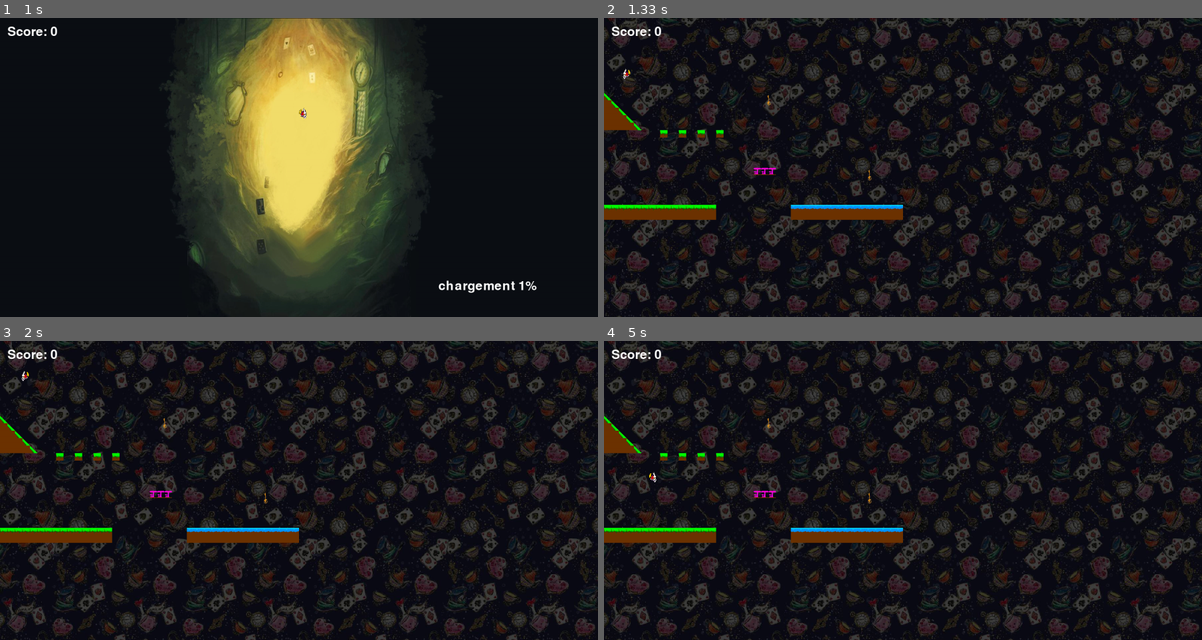
Above: before the commit, frames 1-4 (two rows, left to right).
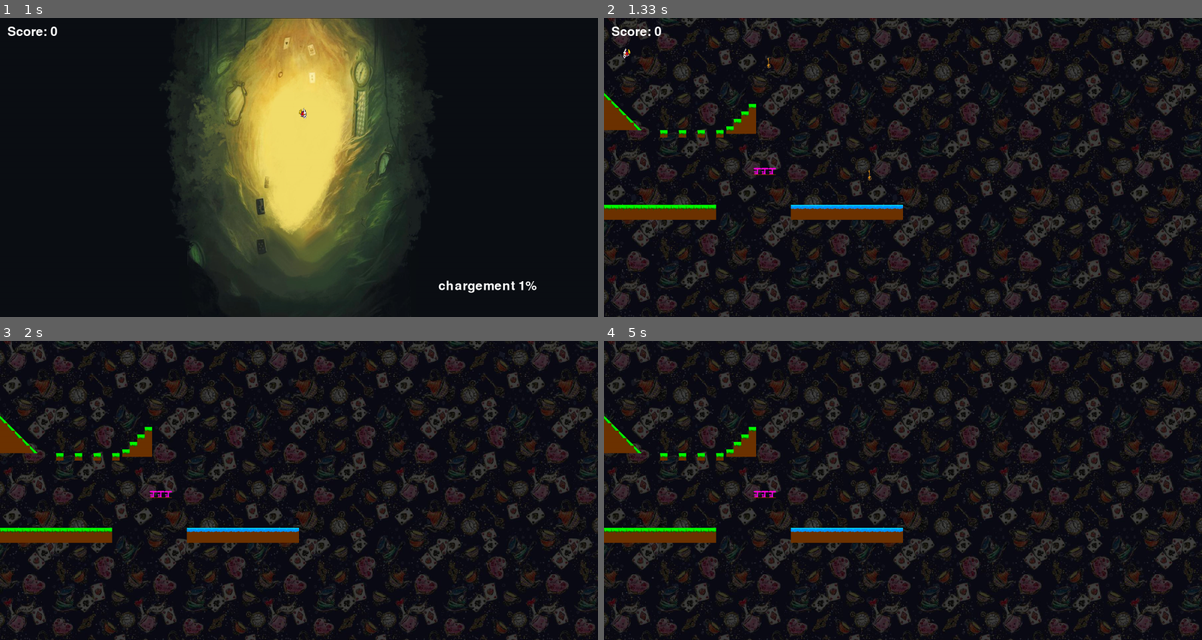
Above: after the commit, the same moments.

Repository: bouleaulama30/platformer_pygame
Game: pygame game, started from platformer_main.py
Same seed, same stepped clock (60 frames per second), same inputs: the game is played once before the commit and once after it.
Inputs (mouse positions are in pixels of both pictures, inside the frame that each line leads up to):
- Up to frame 1 (1 s): tap Enter at 0.33 s; click (406, 191) at 0.72 s
- Up to frame 2 (1.33 s): tap B at 1 s
- Up to frame 3 (2 s): hold E 1.33-1.8 s; hold Up 1.33-1.8 s
- Up to frame 4 (5 s): hold P 2.33-2.8 s; hold Right 2.33-2.8 s; hold Right 2.83-3.3 s; move the mouse to (974, 517) at 2.87 s; hold Left 3.33-3.87 s; hold Left 3.9-4.3 s; tap Space at 3.97, 4.27, 4.8 s; hold Right from 4.73 s (still down); tap E at 4.88 s

Frame 1 is identical in both runs. In frame 2, 0.4% of the frame differs, in the area x 3-28%, y 10-39%; in frame 3, 0.5%, in the area x 1-45%, y 2-55%; in frame 4, 0.5%.

Commit message:
implémentation mode édition

Diff:
--- a/block.py
+++ b/block.py
@@ -87,20 +87,6 @@
 	else :
 		print ("erreur creation gros bloc triangle")
 
-def read_file_map(filename,t_blocks):
-	f=open(filename,'r')
-	list=[]
-	lines=f.readlines()
-	for elm in lines:
-		list.append(elm.split(","))
-	print(list)
-	for blocks in list:
-		blocks[-1]=blocks[-1][0:2] #pour enlever le '\n' génant dans le cas du triangle
-		print(blocks)
-		t_blocks.append(Block(int(blocks[0]),int(blocks[1]),blocks[2],int(blocks[3]),blocks[4]))
-	f.close()
-
-
 
 
 def fill(display, t_blocks) :
--- a/constante.py
+++ b/constante.py
@@ -18,10 +18,10 @@
 rep = (False, "")
 
 #constantes qui influencent la physique du player
-g=2000 #gravité
-facteur_mvt=200 #influence vitesse déplacement
+g=2100 #gravité
+facteur_mvt=300 #influence vitesse déplacement
 facteur_mvt_mini_jeu=250
-vel_jump=-800 #influence le saut
+vel_jump=-700 #influence le saut
 
 #pour compter les frames pour le chargement
 count=0
@@ -31,6 +31,11 @@
 count_rd_keys=0
 #influence la fréquence de géneration des clés
 influence_vitesse_creation=75
+
+#compteur pour limiter activation des touches dans le mode édition
+editor_count=0
+editor_count_read_file_map=0
+list_map_file=[]
 
 
 #définition des images blocs, histoire que le code soit lisible...
--- /dev/null
+++ b/editor_mode.py
@@ -0,0 +1,45 @@
+from block import *
+
+#c'est peut-être brouillon mais j'ai bidouillé pour que t_blocks reste fixe si on ajoute pas de nouveaux blocks au fil des frames
+def read_file_map(filename,t_blocks,list):
+	f=open(filename,'r')
+	lines=f.readlines()
+	tmp_l=[] #contient que les nouvelles ligne du fichier
+	for elm in lines:
+		new=elm.split(",")
+		if new not in list:
+			list.append(new)
+			tmp_l.append(new)
+	if len(tmp_l)!=0:
+		for blocks in tmp_l:
+			blocks[-1]=blocks[-1][0:2] #pour enlever le '\n' génant dans le cas du triangle
+			t_blocks.append(Block(int(blocks[0]),int(blocks[1]),blocks[2],int(blocks[3]),blocks[4]))
+	f.close()
+
+
+
+def write_file_map(filename,state):
+	f=open(filename,'a')
+	x_mouse,y_mouse=pygame.mouse.get_pos()
+	f.write(f"{x_mouse},{y_mouse},{state},0,\n")
+	f.close()
+
+def move_right_mouse(nbr_pixels):
+	x_mouse,y_mouse= pygame.mouse.get_pos()
+	pygame.mouse.set_pos(x_mouse+nbr_pixels,y_mouse)
+
+def move_left_mouse(nbr_pixels):
+	x_mouse,y_mouse= pygame.mouse.get_pos()
+	pygame.mouse.set_pos(x_mouse-nbr_pixels,y_mouse)
+
+def move_up_mouse(nbr_pixels):
+	x_mouse,y_mouse= pygame.mouse.get_pos()
+	pygame.mouse.set_pos(x_mouse,y_mouse-nbr_pixels)
+
+def move_down_mouse(nbr_pixels):
+	x_mouse,y_mouse= pygame.mouse.get_pos()
+	pygame.mouse.set_pos(x_mouse,y_mouse+nbr_pixels)
+
+def reset_mouse():
+	pygame.mouse.set_pos(0,0)
+	print("hey")
--- a/platformer_main.py
+++ b/platformer_main.py
@@ -7,6 +7,7 @@
 from mini_jeu import *
 #from fonts import affiche
 from decoupageFonctionnement import *
+from editor_mode import *
 
 
 #1 player = 2 blocs de haut
@@ -31,11 +32,11 @@
 make_gros_bloc(400,400,1,3,"j", t_blocks)
 
 
-read_file_map("test.txt",t_blocks)
+read_file_map("test.txt",t_blocks,list_map_file)
 
 
 update_mini_game= Update_mini_game()
-key_list_ingame=[Key(700,400),Key(430,200)]
+key_list_ingame=[Key(700,400),Key(430,100)]
 keys_list=[]
 
 etape = "start" #can be "play", "start", "end", "charging" , "mini_jeu"
@@ -67,7 +68,7 @@
 	display.fill(black) # remplit l'écran avec la couleur ((rouge, vert, bleu)) (entre 0 et 255)
 
 	current_time = pygame.time.get_ticks()
-	dt = (current_time - last_time) / 1000.0 # dt = temps écoulé depuis la dernière frame en secondes
+	dt = (current_time - last_time) / 1500.0 # dt = temps écoulé depuis la dernière frame en secondes
 	last_time = pygame.time.get_ticks() # ne pas oublier de réinitialiser le chronomètre
 
 	#traitement des entrées clavier
@@ -99,7 +100,7 @@
 			player.posy += 0.1 #tombe leeentement
 			fill_keys(display,player,update_mini_game,keys_list,dt,etape)
 
-		if update_mini_game.get_loading()>=100:
+		if update_mini_game.get_loading()>=150:
 			player.posy += 0.7 #accélère la chute quand il faut finir le chargement...
 			fill_keys_fin(display,player,update_mini_game,keys_list,dt,etape) #arrête de générer des clés
 			state = "finishing"
@@ -118,12 +119,14 @@
 
 
 	if etape == "play" :
+
+
 		if state == "init" :
 			if perso == "" : #petite protection à enlever quand tout sera bien codé
 							 #perso == "" si rien n'a été sélectionné pendant l'étape du choix (étape start)
 				perso = "persoTest"
 			play_bg("tea")
-			player= Player(50,10, perso) #initialisation du joueur
+			player= Player(50,15, perso) #initialisation du joueur
 			state = "ongoing"
 		player.deplacement(facteur_mvt, vel_jump, dt, pressed_keys, t_blocks, g)
 		# Ici se fera le dessin de la scène
@@ -131,10 +134,79 @@
 		player.dessine(display)
 		fill_keys(display,player,update_mini_game,key_list_ingame,dt,etape)
 		update_mini_game.update_score(display)
-
-
-		#test fonction fill
 		fill(display, t_blocks)
+		if pressed_keys[K_e]:
+			etape= "editor_mode"
+			state= "init"
+
+
+
+
+
+
+	if etape == "editor_mode":
+		if state=='init':
+			state='ongoing'
+
+		if pressed_keys[K_n] and editor_count>20:
+			state='n'
+			write_file_map("test.txt",state)
+			state='ongoing'
+			editor_count=0
+		if pressed_keys[K_j] and editor_count>20:
+			state='j'
+			write_file_map("test.txt",state)
+			state='ongoing'
+			editor_count=0
+		if pressed_keys[K_s] and editor_count>20:
+			state='s'
+			write_file_map("test.txt",state)
+			state='ongoing'
+			editor_count=0
+		if pressed_keys[K_f] and editor_count>20:
+			state='f'
+			write_file_map("test.txt",state)
+			state='ongoing'
+			editor_count=0
+
+
+		#pour le déplacement de la souris avec les flèches directionnelles
+		if pressed_keys[K_RIGHT] and editor_count>15:
+			move_right_mouse(len_bloc)
+			editor_count=0
+		if pressed_keys[K_LEFT] and editor_count>15:
+			move_left_mouse(len_bloc)
+			editor_count=0
+		if pressed_keys[K_UP] and editor_count>15:
+			move_up_mouse(len_bloc)
+			editor_count=0
+		if pressed_keys[K_DOWN] and editor_count>15:
+			move_down_mouse(len_bloc)
+			editor_count=0
+		if pressed_keys[K_r] and editor_count>15:
+			reset_mouse()
+			editor_count=0
+
+
+
+
+		if pressed_keys[K_p]:
+			etape = "play"
+			state= "ongoing"
+
+
+		read_file_map("test.txt",t_blocks,list_map_file)
+
+
+		display.blit(background_game, (0,0))
+		fill(display, t_blocks)
+		editor_count+=1
+		editor_count_read_file_map+=1
+
+
+
+
+
 
 
 
--- a/test.txt
+++ b/test.txt
@@ -2,3 +2,13 @@
 200,300,n,0,
 250,300,n,0,
 300,300,n,0,
+327,290,n,0,
+347,270,n,0,
+367,250,n,0,
+387,230,n,0,
+387,250,f,0,
+387,270,f,0,
+367,270,f,0,
+347,290,f,0,
+387,290,f,0,
+367,290,f,0,
--- /dev/null
+++ b/test2.py
@@ -0,0 +1,6 @@
+l=[[1,'a'],[2,'b']]
+
+b=[3,'a']
+if b not in l:
+    l.append(b)
+print(l)
